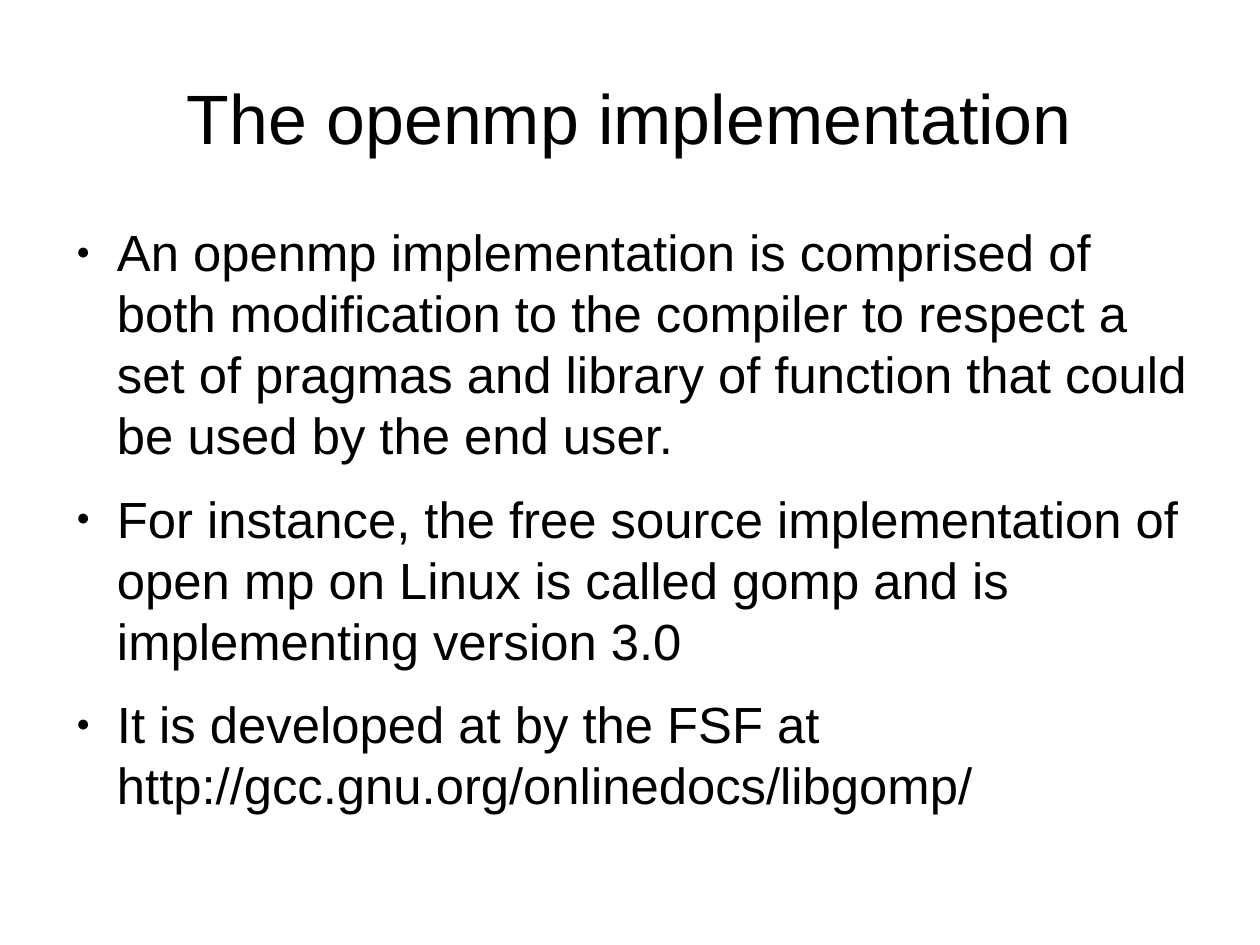
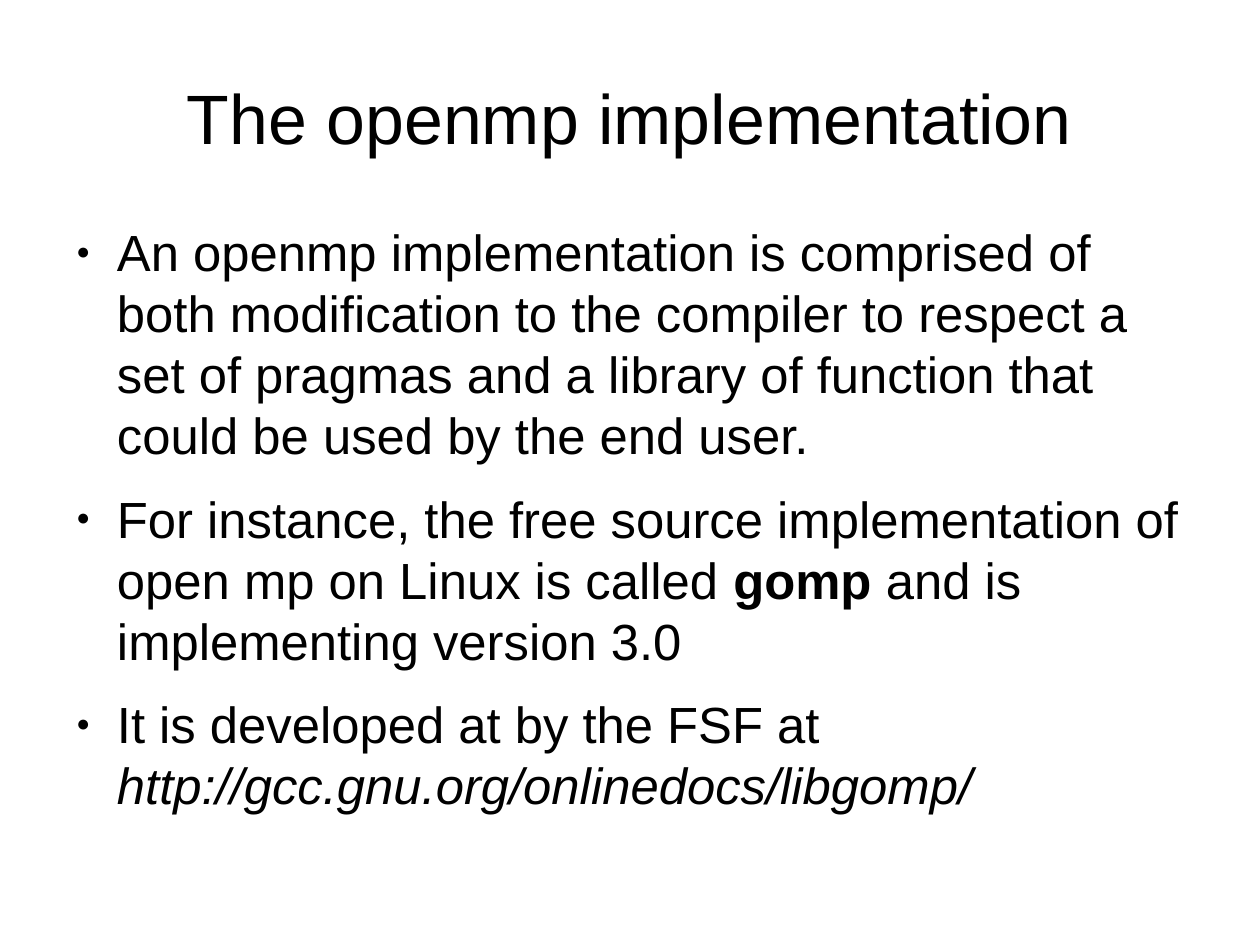
Before and after one commit to veltzer/demos-linux, a slide deck: slide 8 of doc/openmp.odp. Drawn at 1260x945 pixels with LibreOffice and Linux fonts; fonts in the diff are those of the drawing. Boxes give left, top, right and bottom in pixels: in the first picture for what was removed or moved away, otherwise in the second. Text is boxed around its words. In the diff, an @@ line names an element or a change of style, - is before the commit and + after.

```diff
--- a/doc/openmp.odp
+++ b/doc/openmp.odp
@@ text at bbox=[117, 234, 1127, 465]: text changed @@
-● An openmp implementation is comprised of both modification to the compiler to respect a set of pragmas and library of function that could be used by the end user.
+● An openmp implementation is comprised of both modification to the compiler to respect a set of pragmas and a library of function that could be used by the end user.
@@ text at bbox=[117, 501, 1178, 815]: bold on in "gomp"; italic on in "http://gcc.gnu.org/onlinedocs/libgomp/" @@
```
Also in this commit, not shown: 7 other slides changed, 2 other files.
